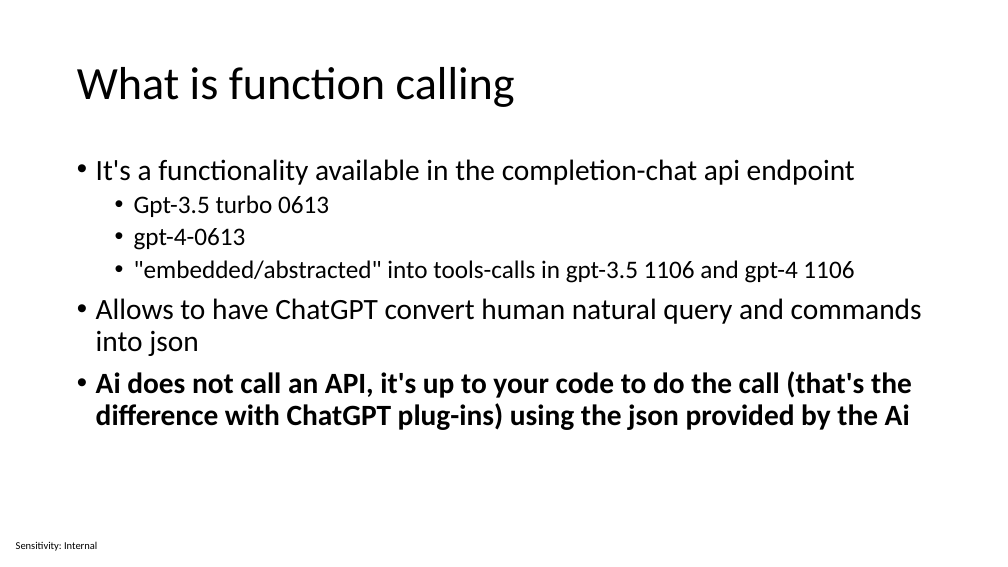
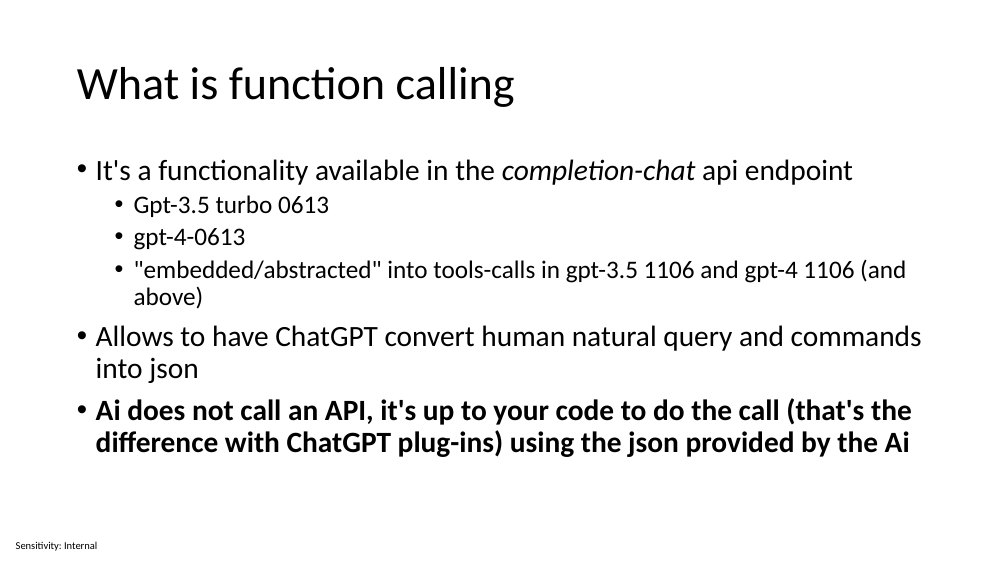
Before and after one commit to sabbadino/function-caling, a slide deck: slide 3 of Function calling.pptx (slide 2 before the commit). Drawn at 1008x567 pixels with LibreOffice and Linux fonts; fonts in the diff are those of the drawing. Boxes give left, top, right and bottom in pixels: in the first picture for what was removed or moved away, otherwise in the second. Text is boxed around its words. In the diff, an @@ line names an element or a change of style, - is before the commit and + after.

```diff
--- a/Function calling.pptx
+++ b/Function calling.pptx
@@ text at (96,159,853,185): italic on in "completion-chat" @@
@@ text at (134,259,906,309): text changed @@
-  • "embedded/abstracted" into tools-calls in gpt-3.5 1106 and gpt-4 1106
+  • "embedded/abstracted" into tools-calls in gpt-3.5 1106 and gpt-4 1106 (and above)
```
Also in this commit, not shown: 2 other slides changed, 1 slide added.
